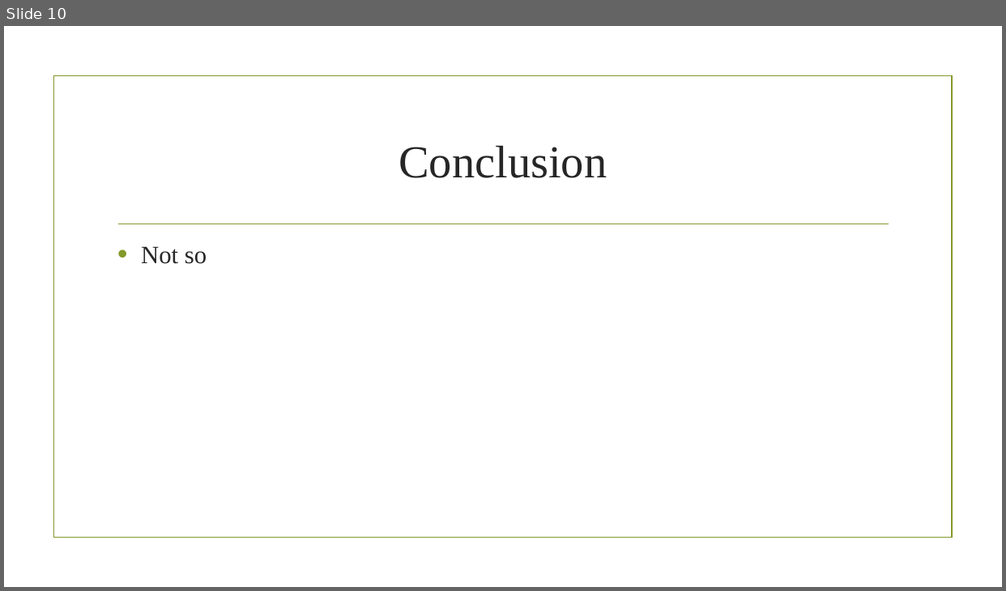
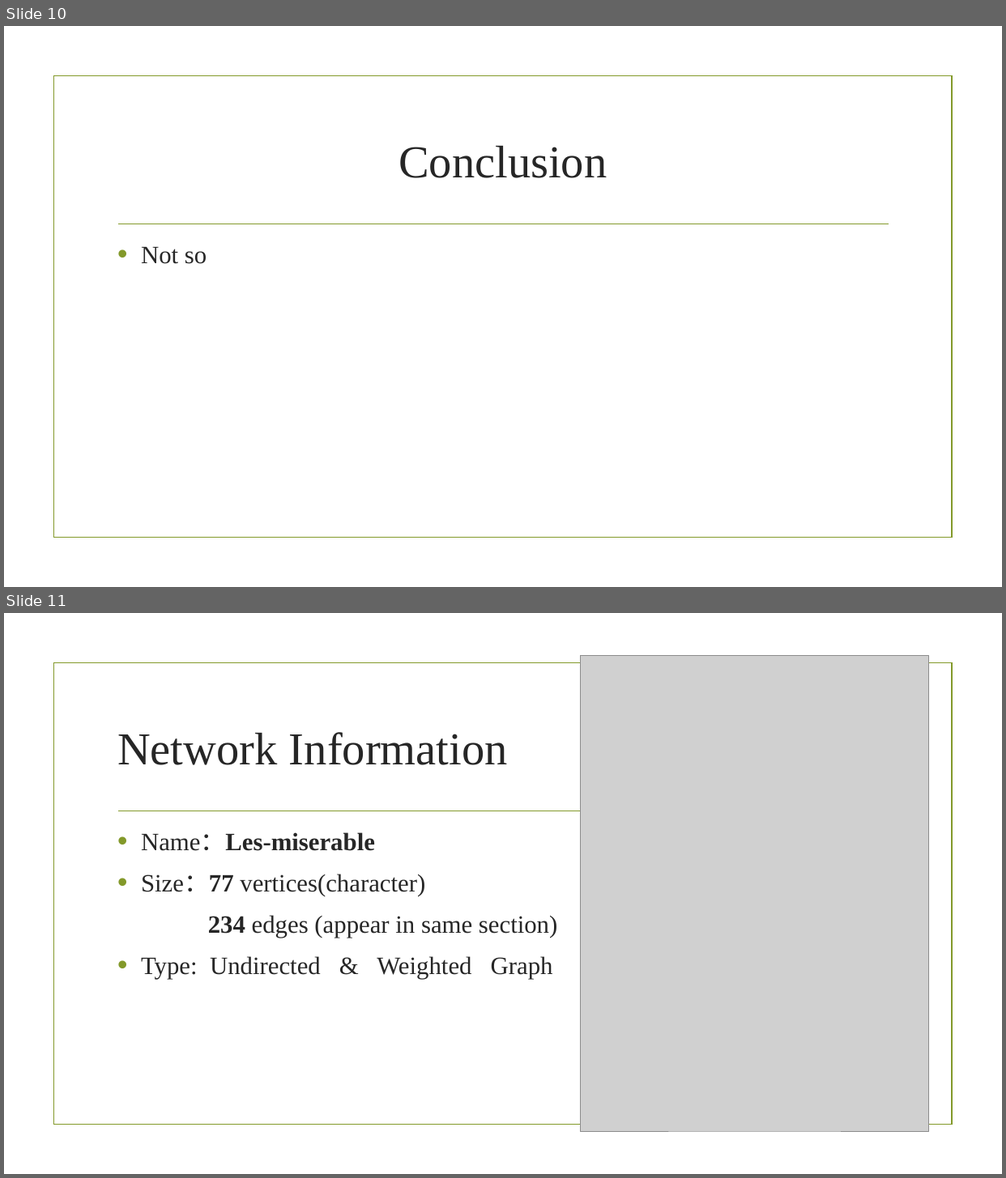
Before and after one commit to stevenyvette/train-bombing, a slide deck: 11.30组会.pptx. Shown one above the other, each under a label of ours: slide 10 before the commit, slides 10 and 11 after it. The pictures are 1006x591 and 1006x1178 pixels, drawn with LibreOffice and Linux fonts; fonts in the diff are those of the drawing; grey boxes stand for pictures; background and template pictures are left out. Boxes give left, top, right and bottom in pixels: in the first picture for what was removed or moved away, otherwise in the second. Text is boxed around its words. In the diff, an @@ line names an element or a change of style, - is before the commit and + after.

```diff
--- a/11.30组会.pptx
+++ b/11.30组会.pptx
@@ slide 11 added at <box>4,613,1002,1174</box>, background picture (left out); not listed: 2 template elements that a slide beside it also shows @@
@@ picture added at <box>581,656,929,1131</box> @@
@@ title added at <box>117,732,508,765</box>, 44 pt, text #262626 @@
+Network Information
@@ text added at <box>141,833,557,979</box>, 24 pt, text #262626 @@
+• Name：Les-miserable
+• Size：77 vertices(character)
+  234 edges (appear in same section)
+• Type: Undirected & Weighted Graph
```
Also in this commit, not shown: 2 slides changed, 7 other slides added, 1 slide removed, 28 other files.
